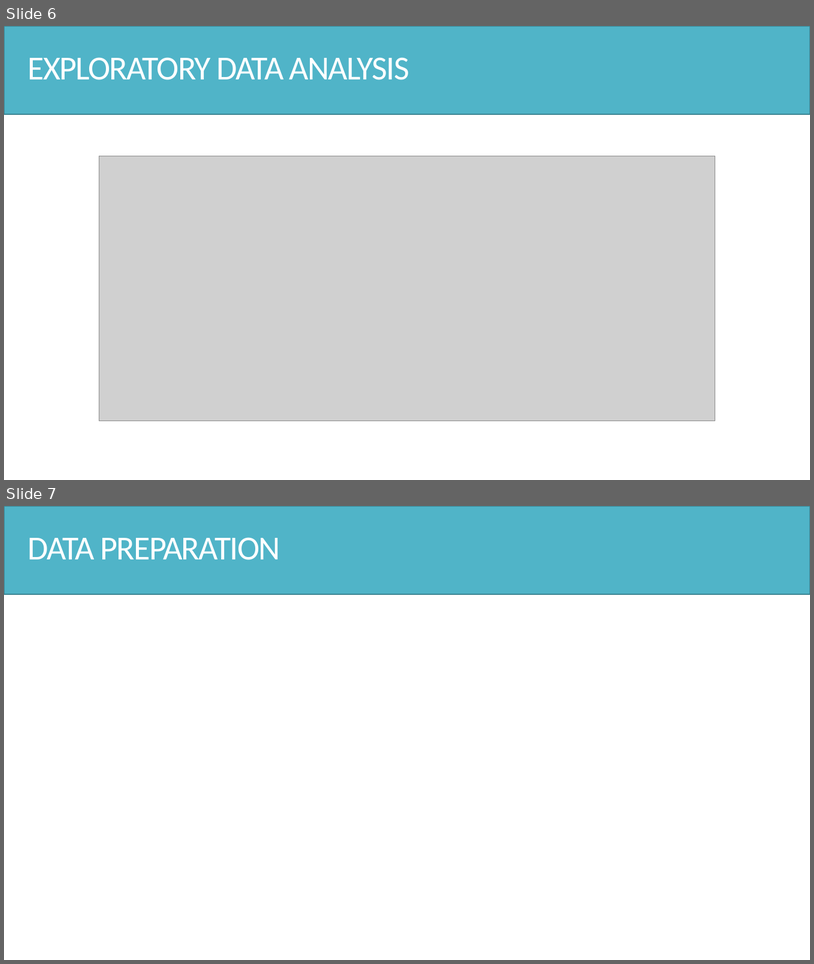
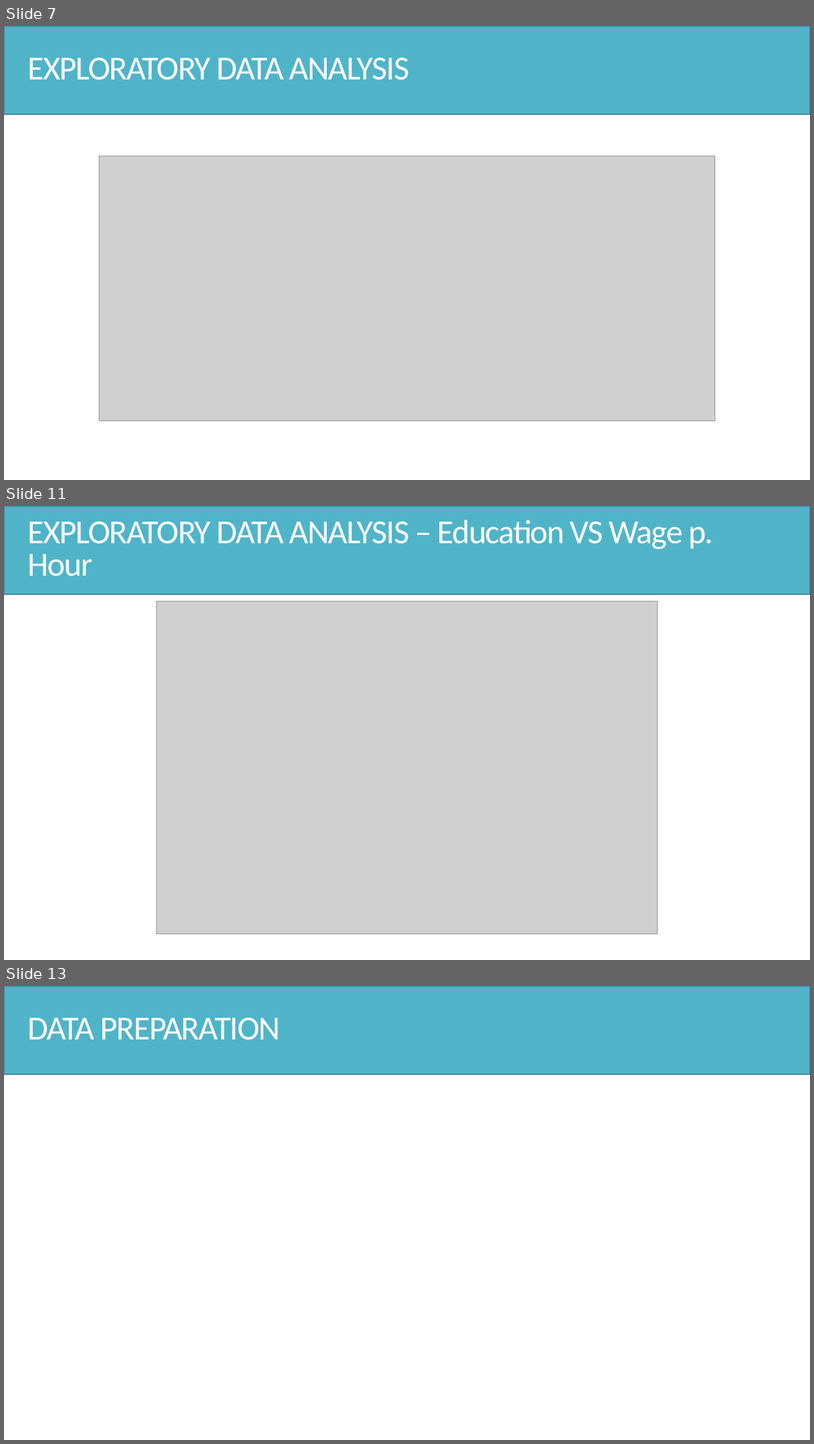
Before and after one commit to Hsgngr/dataiku_income_classification, a slide deck: Task_Presentation.pptx. Shown one above the other, each under a label of ours: slides 6 and 7 before the commit, slides 7, 11 and 13 after it; the slides between them are not shown. The pictures are 814x964 and 814x1444 pixels, drawn with LibreOffice and Linux fonts; fonts in the diff are those of the drawing; grey boxes stand for pictures. Boxes give left, top, right and bottom in pixels: in the first picture for what was removed or moved away, otherwise in the second. Text is boxed around its words. In the diff, an @@ line names an element or a change of style, - is before the commit and + after.

```diff
--- a/Task_Presentation.pptx
+++ b/Task_Presentation.pptx
@@ slide 11 added at (x1=4, y1=506, x2=810, y2=960), background #FFFFFF @@
@@ rectangle added at (x1=4, y1=506, x2=810, y2=594), fill #50B4C8, outline #3B8594 1 pt @@
@@ text added at (x1=27, y1=520, x2=714, y2=576), 40 pt, text #FFFFFF @@
+EXPLORATORY DATA ANALYSIS – Education VS Wage p. Hour
@@ picture added at (x1=157, y1=601, x2=658, y2=933) @@
@@ what was slide 6 is now slide 7 @@
@@ what was slide 7 is now slide 13 @@
```
Also in this commit, not shown: 5 other slides added.
